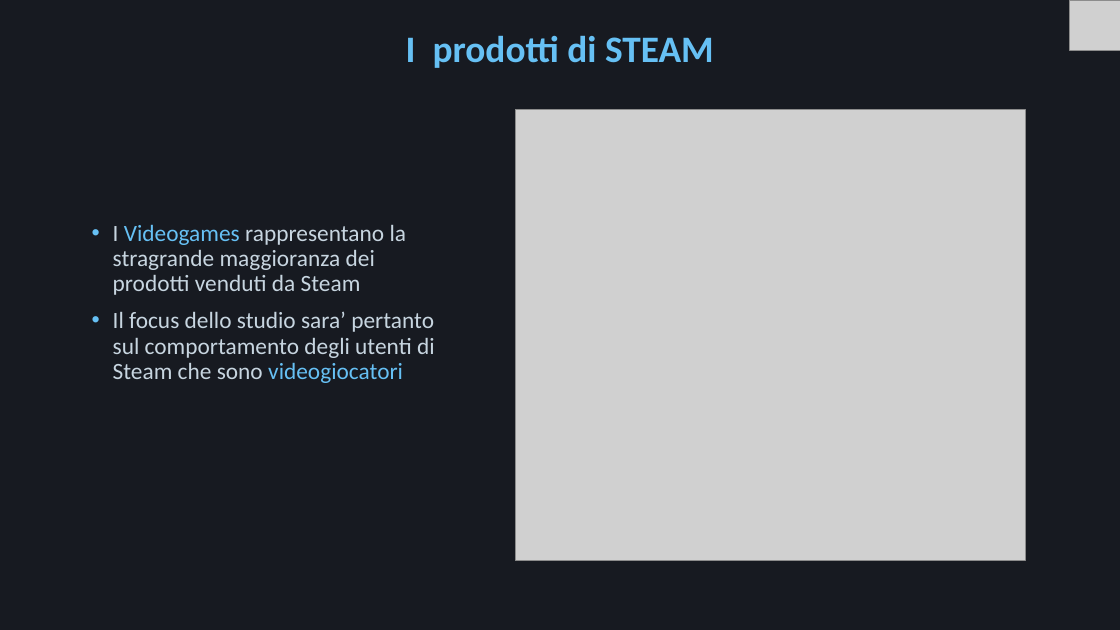
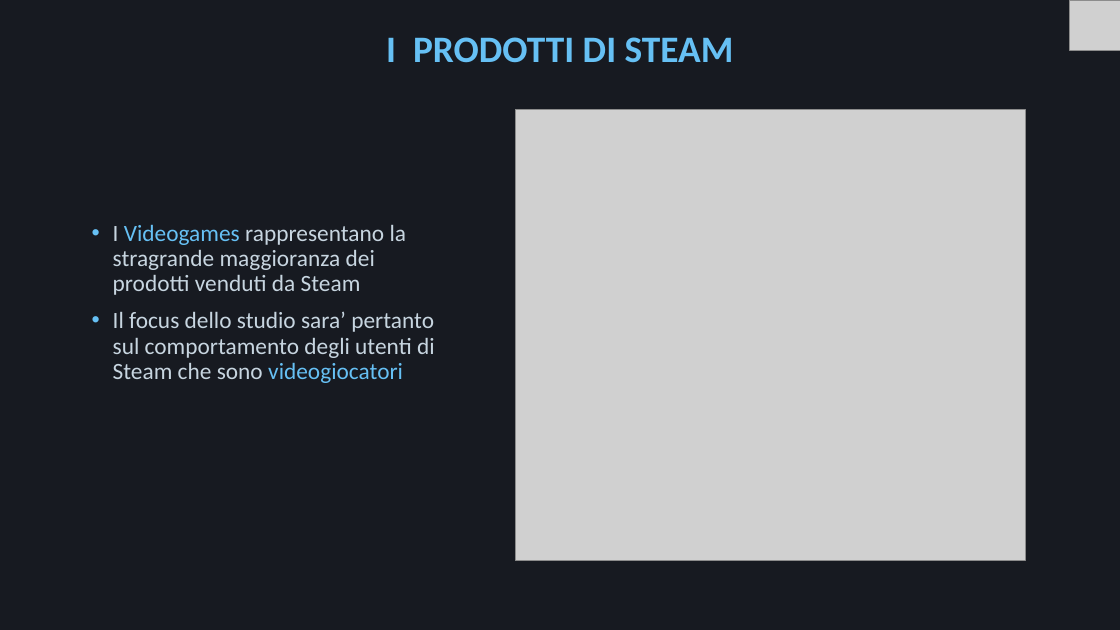
Before and after one commit to Mora11231/VisualizzazioneScientifica, a slide deck: slide 4 of Steam.pptx. Drawn at 1120x630 pixels with LibreOffice and Linux fonts; fonts in the diff are those of the drawing; grey boxes stand for pictures. Boxes give left, top, right and bottom in pixels: in the first picture for what was removed or moved away, otherwise in the second. Text is boxed around its words. In the diff, an @@ line names an element or a change of style, - is before the commit and + after.

```diff
--- a/Steam.pptx
+++ b/Steam.pptx
@@ title at (386, 37, 734, 63): text changed @@
-I prodotti di STEAM
+I PRODOTTI DI STEAM
```
Also in this commit, not shown: 5 other slides changed, 1 slide added, 1 slide removed, 10 other files.
